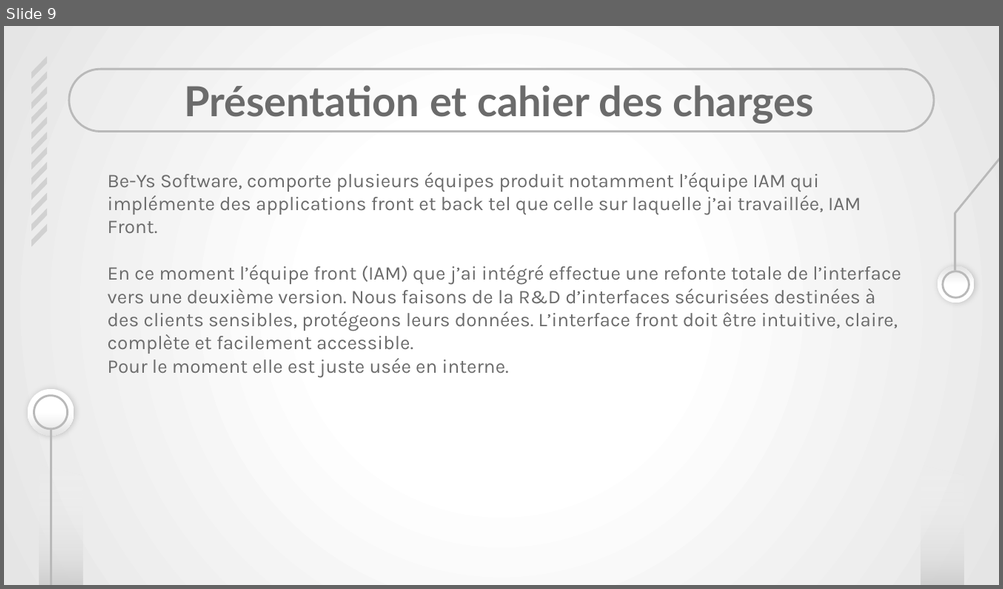
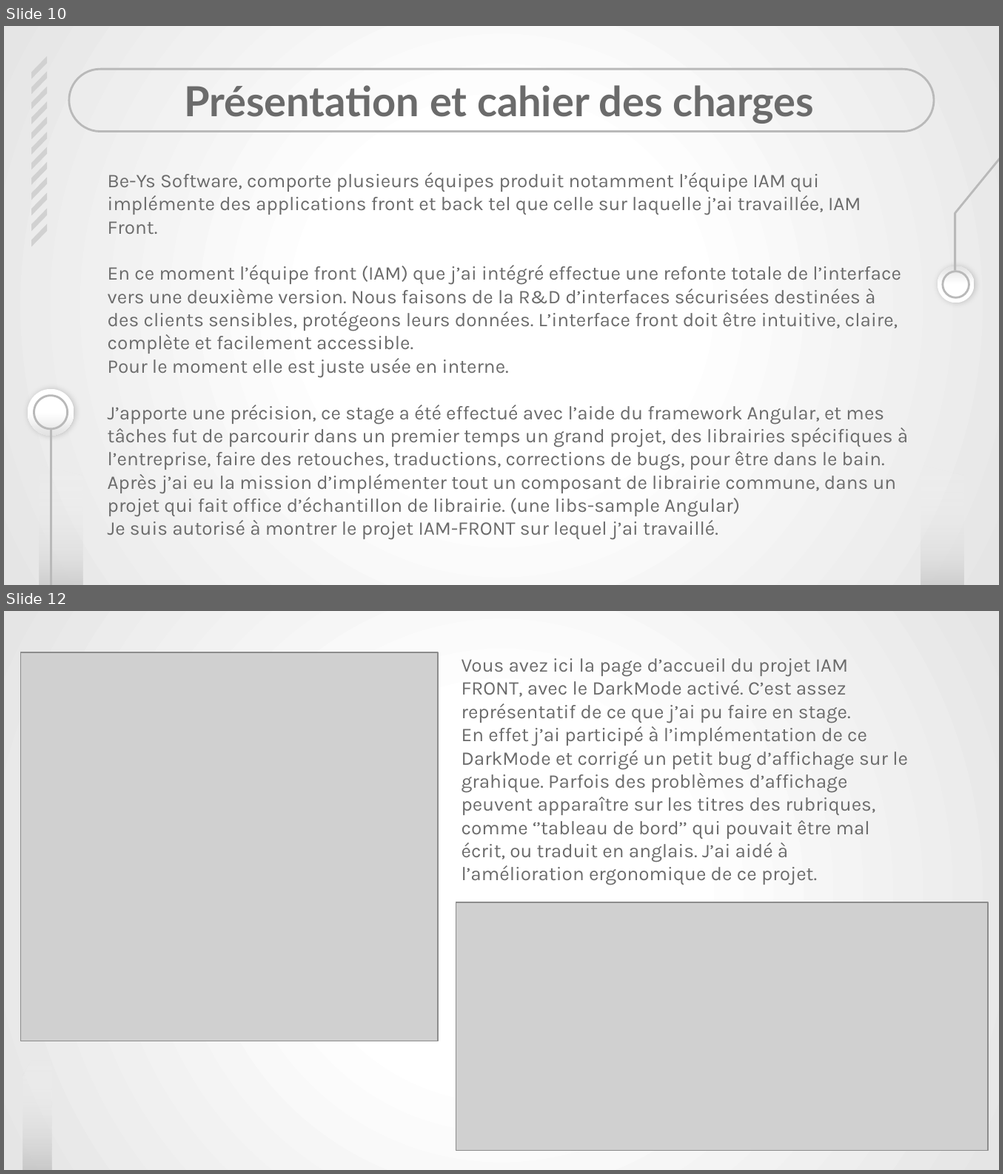
Before and after one commit to Ninewashburn/Business_case-Symfony-eShop-, a slide deck: capture_texte/fiche en cours de remplissage/Présentation soutenance Meynadier Renaud.pptx. Shown one above the other, each under a label of ours: slide 9 before the commit, slides 10 and 12 after it; the slides between them are not shown. The pictures are 1003x589 and 1003x1174 pixels, drawn with LibreOffice and Linux fonts; fonts in the diff are those of the drawing; grey boxes stand for pictures. Boxes give left, top, right and bottom in pixels: in the first picture for what was removed or moved away, otherwise in the second. Text is boxed around its words. In the diff, an @@ line names an element or a change of style, - is before the commit and + after.

```diff
--- a/capture_texte/fiche en cours de remplissage/Présentation soutenance Meynadier Renaud.pptx
+++ b/capture_texte/fiche en cours de remplissage/Présentation soutenance Meynadier Renaud.pptx
@@ slide 12 added at (4,611,999,1170), background gradient #FFFFFF to #E5E5E5 @@
@@ picture added at (21,652,438,1042) @@
@@ text added at (461,658,908,886), 14 pt, text #6B6B6B @@
+Vous avez ici la page d’accueil du projet IAM FRONT, avec le DarkMode activé. C’est assez représentatif de ce que j’ai pu faire en stage.
+En effet j’ai participé à l’implémentation de ce DarkMode et corrigé un petit bug d’affichage sur le grahique. Parfois des problèmes d’affichage peuvent apparaître sur les titres des rubriques, comme ‘’tableau de bord’’ qui pouvait être mal écrit, ou traduit en anglais. J’ai aidé à l’amélioration ergonomique de ce projet.
@@ picture added at (455,903,987,1151) @@
@@ freeform shape added at (23,1024,52,1170), fill gradient #B9B9B9 to #FFFFFF @@
@@ what was slide 9 is now slide 10 @@
@@ slide 10 changed as well @@
@@ text at (108,405,908,540): paragraphs added @@
+J’apporte une précision, ce stage a été effectué avec l’aide du framework Angular, et mes tâches fut de parcourir dans un premier temps un grand projet, des librairies spécifiques à l’entreprise, faire des retouches, traductions, corrections de bugs, pour être dans le bain.
+Après j’ai eu la mission d’implémenter tout un composant de librairie commune, dans un projet qui fait office d’échantillon de librairie. (une libs-sample Angular)
+Je suis autorisé à montrer le projet IAM-FRONT sur lequel j’ai travaillé.
```
Also in this commit, not shown: 23 other slides changed, 8 other slides added, 1 slide removed, 1 other file.
